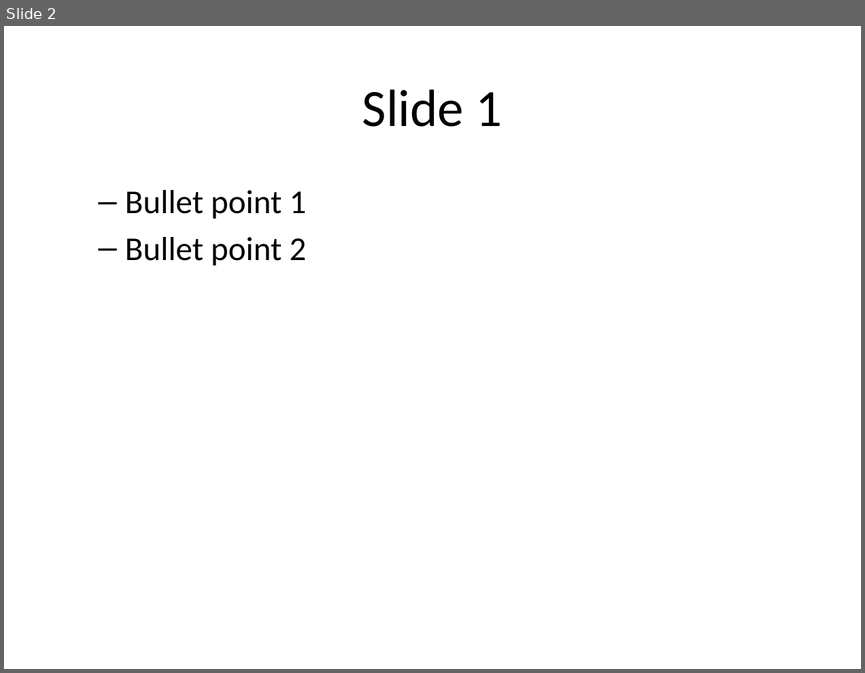
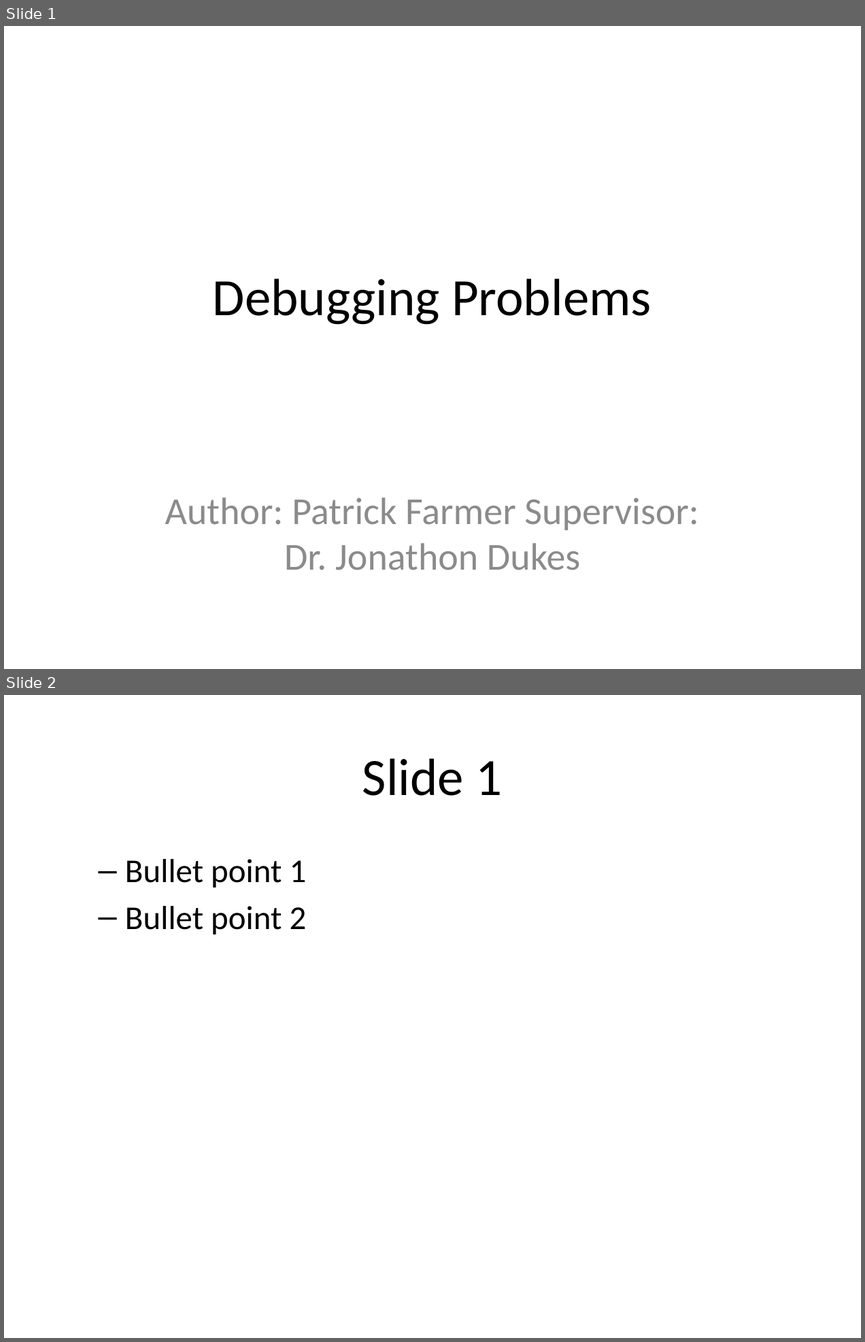
Before and after one commit to Patrick941/MAIProject, a slide deck: presentation.pptx. Shown one above the other, each under a label of ours: slide 2 before the commit, slides 1 and 2 after it. The pictures are 865x673 and 865x1342 pixels, drawn with LibreOffice and Linux fonts; fonts in the diff are those of the drawing. Boxes give left, top, right and bottom in pixels: in the first picture for what was removed or moved away, otherwise in the second. Text is boxed around its words. In the diff, an @@ line names an element or a change of style, - is before the commit and + after.

```diff
--- a/presentation.pptx
+++ b/presentation.pptx
@@ slide 1 added at (4,26,861,669), background #FFFFFF @@
@@ title added at (213,278,651,325), 44 pt, text #000000 @@
+Debugging Problems
@@ subtitle added at (165,497,698,570), 32 pt, text #8C8C8C @@
+Author: Patrick Farmer Supervisor: Dr. Jonathon Dukes
```
Also in this commit, not shown: 1 slide removed, 1 other file.
